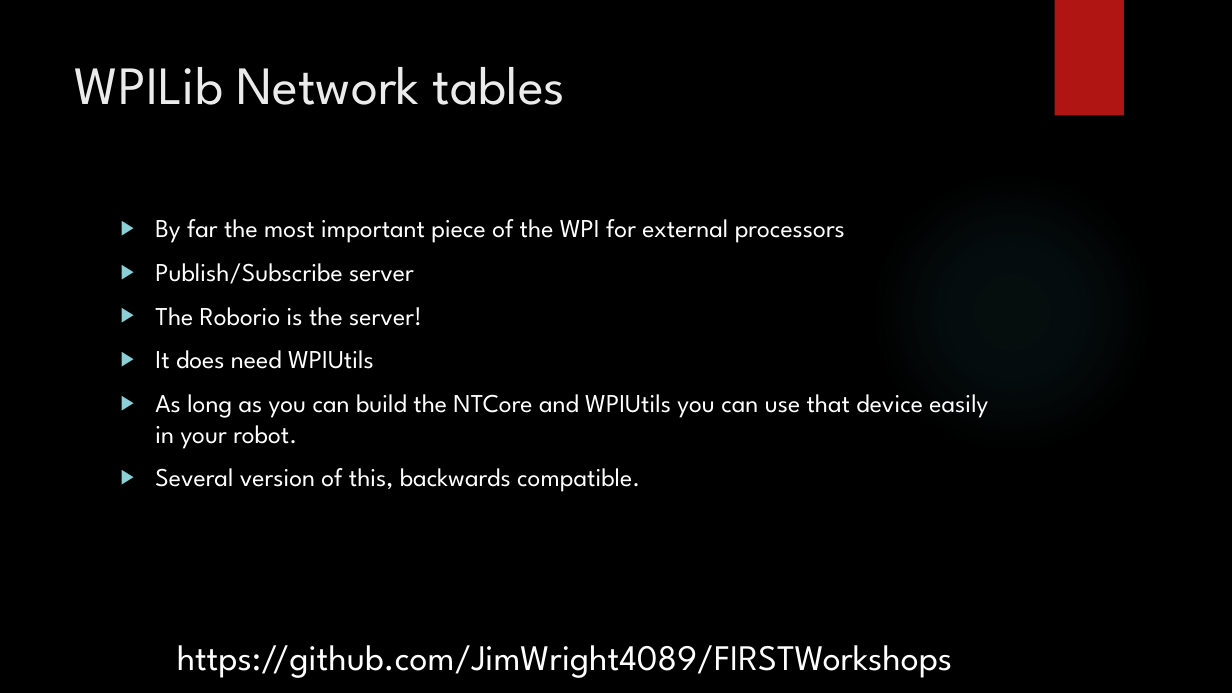
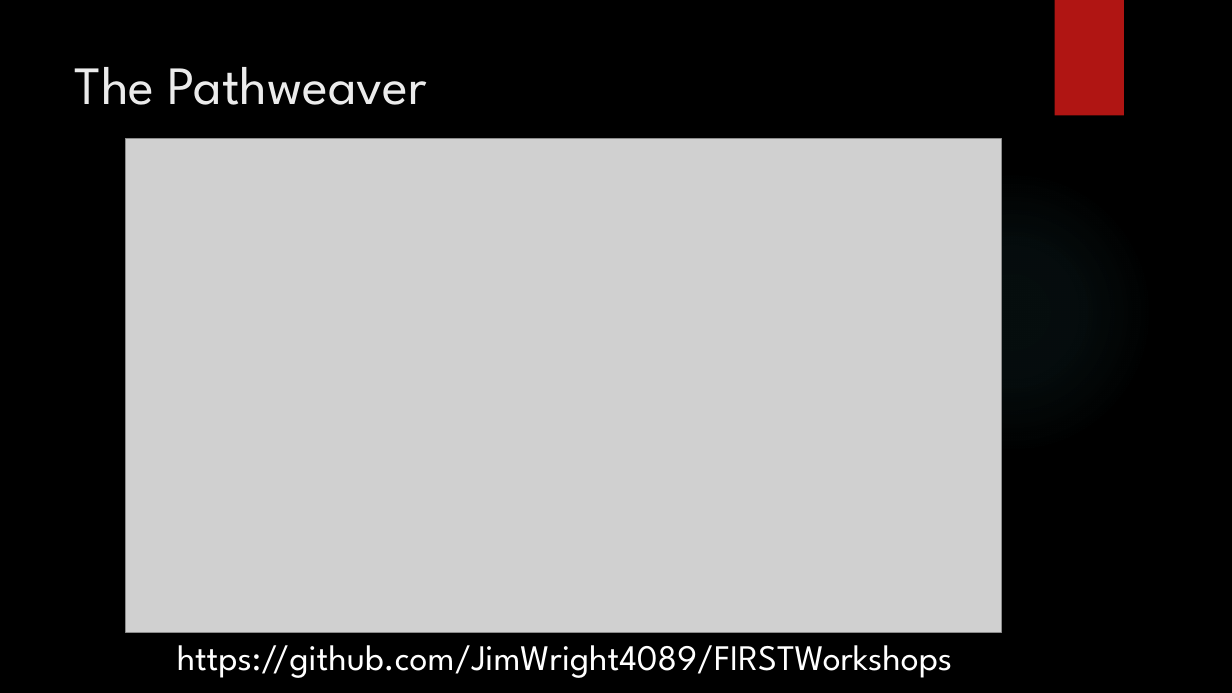
Before and after one commit to JimWright4089/FIRSTWorkshops, a slide deck: slide 15 of FRC/2019/Pathfinding/Pathfinding.pptx (slide 7 before the commit). Drawn at 1232x693 pixels with LibreOffice and Linux fonts; fonts in the diff are those of the drawing; grey boxes stand for pictures; background and template pictures are left out. Boxes give left, top, right and bottom in pixels: in the first picture for what was removed or moved away, otherwise in the second. Text is boxed around its words. In the diff, an @@ line names an element or a change of style, - is before the commit and + after.

```diff
--- a/FRC/2019/Pathfinding/Pathfinding.pptx
+++ b/FRC/2019/Pathfinding/Pathfinding.pptx
@@ title at bbox=[75, 67, 427, 105]: text changed @@
-WPILib Network tables
+The Pathweaver
@@ picture added at bbox=[125, 139, 1002, 632] @@
@@ text removed at bbox=[155, 219, 988, 492] @@
-▶ By far the most important piece of the WPI for external processors
-▶ Publish/Subscribe server
-▶ The Roborio is the server!
-▶ It does need WPIUtils
-▶ As long as you can build the NTCore and WPIUtils you can use that device easily in your robot.
-▶ Several version of this, backwards compatible.
```
Also in this commit, not shown: 10 other slides changed, 13 slides added, 9 slides removed.
